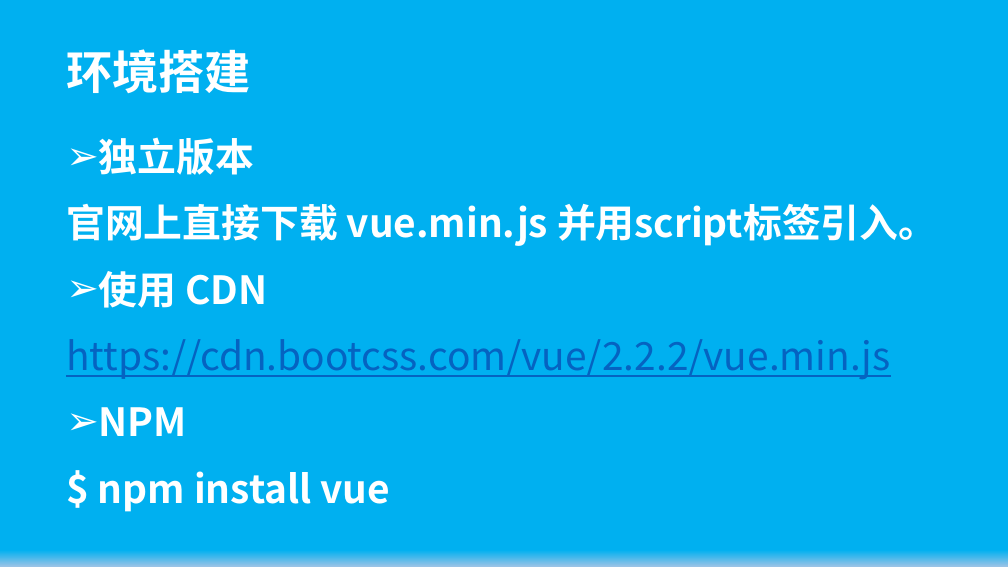
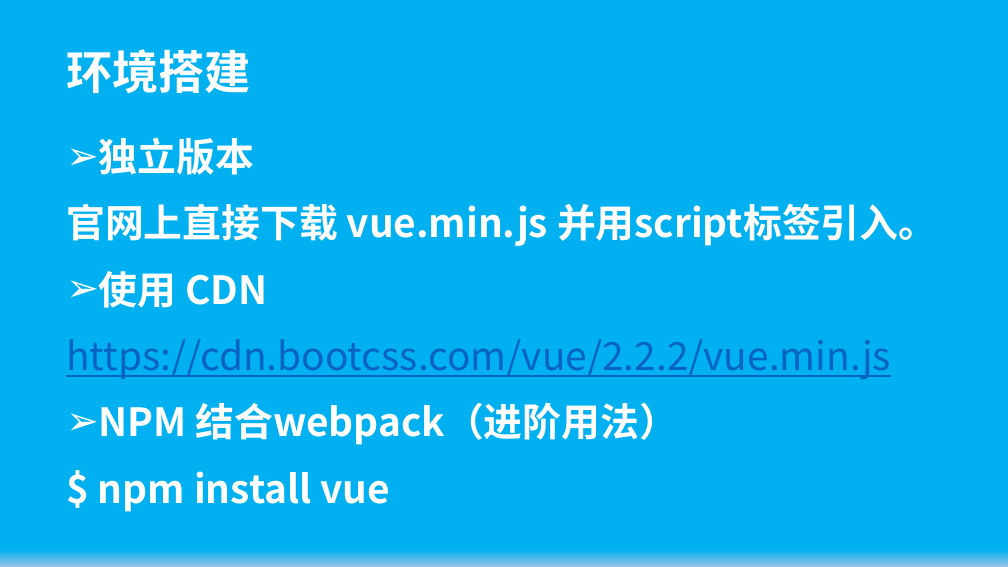
Before and after one commit to wugenshui/ppt, a slide deck: slide 18 of Vue/Vue.js基础.pptx (slide 12 before the commit). Drawn at 1008x567 pixels with LibreOffice and Linux fonts; fonts in the diff are those of the drawing. Boxes give left, top, right and bottom in pixels: in the first picture for what was removed or moved away, otherwise in the second. Text is boxed around its words. In the diff, an @@ line names an element or a change of style, - is before the commit and + after.

```diff
--- a/Vue/Vue.js基础.pptx
+++ b/Vue/Vue.js基础.pptx
@@ subtitle at [99, 402, 678, 445]: text changed @@
-➢ NPM
+➢ NPM 结合webpack（进阶用法）
```
Also in this commit, not shown: 4 other slides changed, 7 slides added, 1 other file.
